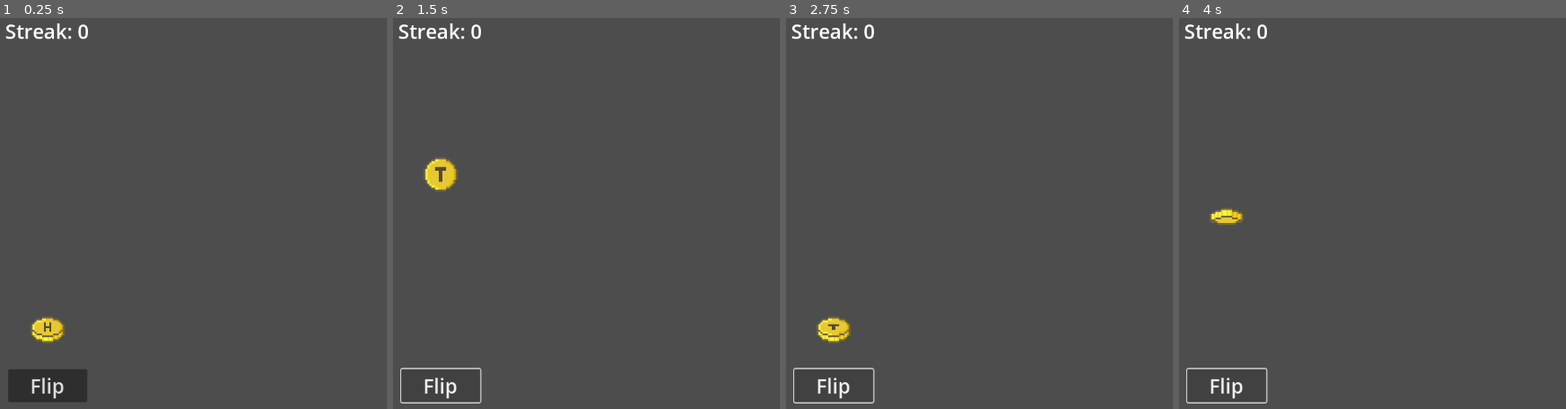
Above: before the commit, frames 1-4 (left to right).
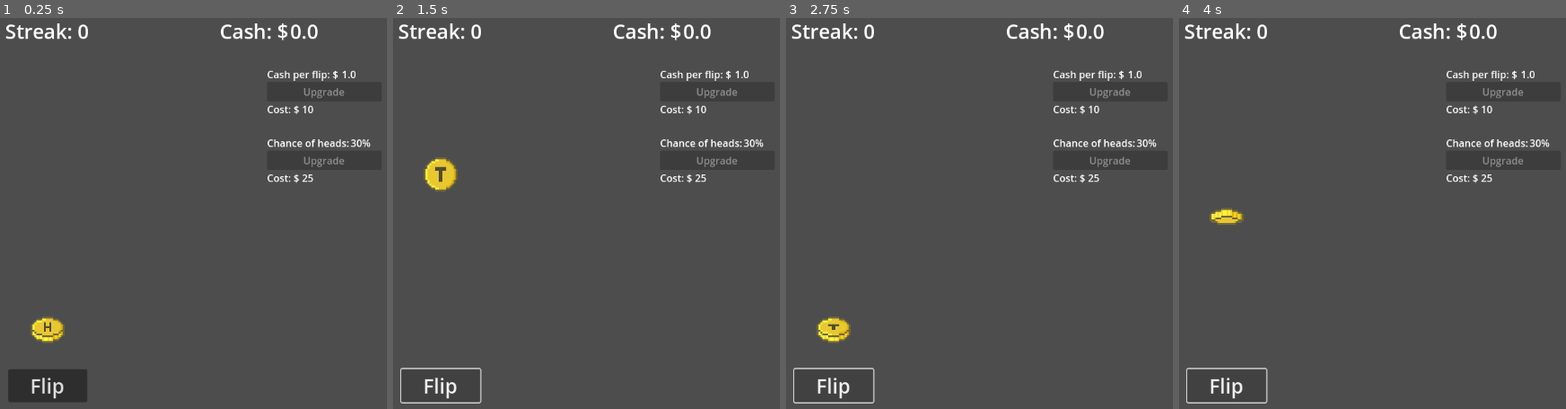
Above: after the commit, the same moments.

Repository: BrodyJack/coin-flip-game
Game: Godot game, scene res://scenes/main.tscn
Same seed, same stepped clock (60 frames per second), same inputs: the game is played once before the commit and once after it.
Inputs:
- Up to frame 1 (0.25 s): no input
- Up to frame 2 (1.5 s): click "Flip" at 0.5 s; click "Flip" at 1.25 s
- Up to frame 3 (2.75 s): click "Flip" at 2 s
- Up to frame 4 (4 s): tap Enter at 2.75 s; tap Space (spacebar_flip) at 2.85, 3.6 s

The runs differ from the first frame. In frame 1, 1.3% of the frame differs, in the area x 57-96%, y 1-43%; in frame 2, 1.3%; in frame 3, 1.3%; in frame 4, 1.3%.

Commit message:
added upgrade functionality and additional sound effect

Diff:
--- a/scenes/hud.gd
+++ b/scenes/hud.gd
@@ -1,14 +1,48 @@
 extends CanvasLayer
 
 signal flip_coin
+signal coin_value_upgrade
+signal coin_chance_upgrade
 
 func _process(_delta: float) -> void:
 	if Input.is_action_just_pressed("spacebar_flip"):
 		flip_coin.emit()
 
+func update_streak(streak) -> void:
+	$StreakLabel.text = "Streak: " + str(streak)
+
+func update_total_cash(total_cash) -> void:
+	$CashAmountLabel.text = str(total_cash)
+
+func update_coin_value(coin_value) -> void:
+	$CoinValueUpgradeBox/PerFlipAmountLabel.text = str(coin_value)
+
+func update_coin_value_upgrade_cost(upgrade_cost) -> void:
+	$CoinValueUpgradeBox/UpgradeCostAmountLabel.text = str(upgrade_cost)
+
+func set_coin_value_upgrade_button_enabled(should_enable) -> void:
+	$CoinValueUpgradeBox/UpgradeButton.disabled = not should_enable
+
+func update_coin_chance(coin_chance) -> void:
+	$CoinChanceUpgradeBox/PerFlipChanceLabel.text = str(coin_chance) + "%"
+
+
+func update_coin_chance_upgrade_cost(upgrade_cost) -> void:
+	$CoinChanceUpgradeBox/UpgradeCostAmountLabel.text = str(upgrade_cost)
+
+func set_coin_chance_upgrade_button_enabled(should_enable) -> void:
+	$CoinChanceUpgradeBox/UpgradeButton.disabled = not should_enable
+
+func play_upgrade_sound() -> void:
+	$UpgradeButtonSound.play()
+
 func _on_flip_button_pressed() -> void:
 	flip_coin.emit()
 
 
-func update_streak(streak) -> void:
-	$StreakLabel.text = "Streak: " + str(streak)
+func _on_coin_value_upgrade_button_pressed() -> void:
+	coin_value_upgrade.emit()
+
+
+func _on_coin_chance_upgrade_button_pressed() -> void:
+	coin_chance_upgrade.emit()
--- a/scenes/hud.tscn
+++ b/scenes/hud.tscn
@@ -1,6 +1,7 @@
-[gd_scene load_steps=2 format=3 uid="uid://bwi2r0dhygwfn"]
+[gd_scene load_steps=3 format=3 uid="uid://bwi2r0dhygwfn"]
 
 [ext_resource type="Script" uid="uid://dda3nmwhndr54" path="res://scenes/hud.gd" id="1_ahhtf"]
+[ext_resource type="AudioStream" uid="uid://jk1tjd0s1bhe" path="res://assets/cash-register-kaching.mp3" id="2_oo0fn"]
 
 [node name="HUD" type="CanvasLayer"]
 script = ExtResource("1_ahhtf")
@@ -28,4 +29,146 @@
 horizontal_alignment = 1
 vertical_alignment = 1
 
+[node name="CashLabel" type="Label" parent="."]
+anchors_preset = 1
+anchor_left = 1.0
+anchor_right = 1.0
+offset_left = -300.0
+offset_right = -189.0
+offset_bottom = 45.0
+grow_horizontal = 0
+theme_override_font_sizes/font_size = 32
+text = "Cash: $"
+vertical_alignment = 1
+
+[node name="CashAmountLabel" type="Label" parent="."]
+anchors_preset = 1
+anchor_left = 1.0
+anchor_right = 1.0
+offset_left = -187.0
+offset_bottom = 45.0
+grow_horizontal = 0
+theme_override_font_sizes/font_size = 32
+text = "0"
+vertical_alignment = 1
+
+[node name="CoinValueUpgradeBox" type="Control" parent="."]
+layout_mode = 3
+anchors_preset = 6
+anchor_left = 1.0
+anchor_top = 0.5
+anchor_right = 1.0
+anchor_bottom = 0.5
+offset_left = -227.0
+offset_top = -250.0
+offset_bottom = -150.0
+grow_horizontal = 0
+grow_vertical = 2
+metadata/_edit_group_ = true
+
+[node name="PerFlipLabel" type="Label" parent="CoinValueUpgradeBox"]
+layout_mode = 0
+offset_left = 3.0
+offset_top = 6.0
+offset_right = 104.0
+offset_bottom = 36.0
+theme_override_font_sizes/font_size = 16
+text = "Cash per flip: $"
+
+[node name="PerFlipAmountLabel" type="Label" parent="CoinValueUpgradeBox"]
+layout_mode = 0
+offset_left = 123.0
+offset_top = 6.0
+offset_right = 227.0
+offset_bottom = 36.0
+theme_override_font_sizes/font_size = 16
+text = "0"
+
+[node name="UpgradeButton" type="Button" parent="CoinValueUpgradeBox"]
+layout_mode = 0
+offset_left = 3.0
+offset_top = 30.0
+offset_right = 187.0
+offset_bottom = 61.0
+theme_override_font_sizes/font_size = 16
+text = "Upgrade"
+
+[node name="UpgradeCostLabel" type="Label" parent="CoinValueUpgradeBox"]
+layout_mode = 0
+offset_left = 3.0
+offset_top = 62.0
+offset_right = 46.0
+offset_bottom = 85.0
+text = "Cost: $"
+
+[node name="UpgradeCostAmountLabel" type="Label" parent="CoinValueUpgradeBox"]
+layout_mode = 0
+offset_left = 59.0
+offset_top = 62.0
+offset_right = 227.0
+offset_bottom = 85.0
+text = "0"
+
+[node name="CoinChanceUpgradeBox" type="Control" parent="."]
+layout_mode = 3
+anchors_preset = 6
+anchor_left = 1.0
+anchor_top = 0.5
+anchor_right = 1.0
+anchor_bottom = 0.5
+offset_left = -227.0
+offset_top = -140.0
+offset_bottom = -40.0
+grow_horizontal = 0
+grow_vertical = 2
+metadata/_edit_group_ = true
+
+[node name="PerFlipLabel" type="Label" parent="CoinChanceUpgradeBox"]
+layout_mode = 0
+offset_left = 3.0
+offset_top = 6.0
+offset_right = 104.0
+offset_bottom = 36.0
+theme_override_font_sizes/font_size = 16
+text = "Chance of heads:"
+
+[node name="PerFlipChanceLabel" type="Label" parent="CoinChanceUpgradeBox"]
+layout_mode = 0
+offset_left = 137.0
+offset_top = 6.0
+offset_right = 227.0
+offset_bottom = 36.0
+theme_override_font_sizes/font_size = 16
+text = "30%"
+
+[node name="UpgradeButton" type="Button" parent="CoinChanceUpgradeBox"]
+layout_mode = 0
+offset_left = 3.0
+offset_top = 30.0
+offset_right = 187.0
+offset_bottom = 61.0
+theme_override_font_sizes/font_size = 16
+text = "Upgrade"
+
+[node name="UpgradeCostLabel" type="Label" parent="CoinChanceUpgradeBox"]
+layout_mode = 0
+offset_left = 3.0
+offset_top = 62.0
+offset_right = 46.0
+offset_bottom = 85.0
+text = "Cost: $"
+
+[node name="UpgradeCostAmountLabel" type="Label" parent="CoinChanceUpgradeBox"]
+layout_mode = 0
+offset_left = 59.0
+offset_top = 62.0
+offset_right = 227.0
+offset_bottom = 85.0
+text = "0"
+
+[node name="UpgradeButtonSound" type="AudioStreamPlayer" parent="."]
+stream = ExtResource("2_oo0fn")
+
 [connection signal="pressed" from="FlipButton" to="." method="_on_flip_button_pressed"]
+[connection signal="pressed" from="CoinValueUpgradeBox/UpgradeButton" to="." method="_on_coin_value_upgrade_button_pressed"]
+[connection signal="pressed" from="CoinChanceUpgradeBox/UpgradeButton" to="." method="_on_coin_chance_upgrade_button_pressed"]
--- a/scenes/main.gd
+++ b/scenes/main.gd
@@ -1,13 +1,16 @@
 extends Node
 
-# Currently unused as we are instead simulating with physics
 # Consider reworking this to be the adjustable impulse, and to increase speed:
 # - Increase impulse + gravity
 # - Try -1500 w/ Gravity Scale 4.0 to test
+## **Currently unused as we are instead simulating with physics**
 @export var flip_time = 2.0
 
-#
+## Chance for the coin to land on heads, 0 for tails, 1 for heads
 @export var heads_chance = .3
+
+## Cash granted on a heads flip
+@export var coin_value = 1.0
 
 const COIN_FRAME_HEADS = 0
 const COIN_FRAME_TAILS = 5
@@ -16,10 +19,19 @@
 var is_heads = false
 
 var streak = 0
+var total_cash = 0.0
+
+@export var coin_chance_upgrade_costs = [25, 50, 100, 200, 500]
+@export var coin_chance_upgrade_values = [.35, .40, .45, .50, .55]
+var coin_chance_upgrade_index = 0
+
+@export var coin_value_upgrade_costs = [10, 20, 40, 80, 160]
+@export var coin_value_upgrade_values = [2, 3, 4, 5, 10]
+var coin_value_upgrade_index = 0
 
 # Called when the node enters the scene tree for the first time.
 func _ready() -> void:
-	pass # Replace with function body.
+	update_hud()
 
 # Called every frame. 'delta' is the elapsed time since the previous frame.
 func _process(_delta: float) -> void:
@@ -48,11 +60,56 @@
 		$Coin/AnimatedSprite2D.frame = COIN_FRAME_HEADS
 		$Coin/HeadsSound.play()
 		streak += 1
+		total_cash += coin_value
 	else:
 		$Coin/AnimatedSprite2D.frame = COIN_FRAME_TAILS
 		$Coin/TailsSound.play()
 		streak = 0
 
-	$HUD.update_streak(streak)
+	update_hud()
 	print("heads!" if is_heads else "tails")
 	is_coin_flipping = false
+
+
+func update_hud() -> void:
+	$HUD.update_total_cash(total_cash)
+	$HUD.update_coin_chance(int(heads_chance * 100))
+	$HUD.update_coin_value(coin_value)
+	$HUD.update_streak(streak)
+	$HUD.update_coin_value_upgrade_cost(coin_value_upgrade_costs[coin_value_upgrade_index])
+	$HUD.update_coin_chance_upgrade_cost(coin_chance_upgrade_costs[coin_chance_upgrade_index])
+
+	var should_enable = total_cash >= coin_value_upgrade_costs[coin_value_upgrade_index]
+	$HUD.set_coin_value_upgrade_button_enabled(should_enable)
+
+	should_enable = total_cash >= coin_chance_upgrade_costs[coin_chance_upgrade_index]
+	$HUD.set_coin_chance_upgrade_button_enabled(should_enable)
+
+func _on_hud_coin_value_upgrade() -> void:
+	var current_upgrade_cost = coin_value_upgrade_costs[coin_value_upgrade_index]
+	var next_coin_value = coin_value_upgrade_values[coin_value_upgrade_index]
+	if total_cash < current_upgrade_cost:
+		return
+
+	$HUD.play_upgrade_sound()
+
+	total_cash -= current_upgrade_cost
+	coin_value = next_coin_value
+	coin_value_upgrade_index += 1
+
+	update_hud()
+
+
+func _on_hud_coin_chance_upgrade() -> void:
+	var current_upgrade_cost = coin_chance_upgrade_costs[coin_chance_upgrade_index]
+	var next_coin_chance = coin_chance_upgrade_values[coin_chance_upgrade_index]
+	if total_cash < current_upgrade_cost:
+		return
+
+	$HUD.play_upgrade_sound()
+
+	total_cash -= current_upgrade_cost
+	heads_chance = next_coin_chance
+	coin_chance_upgrade_index += 1
+
+	update_hud()
--- a/scenes/main.tscn
+++ b/scenes/main.tscn
@@ -20,4 +20,6 @@
 position = Vector2(576, 527)
 
 [connection signal="body_entered" from="Coin" to="." method="_on_coin_land"]
+[connection signal="coin_chance_upgrade" from="HUD" to="." method="_on_hud_coin_chance_upgrade"]
+[connection signal="coin_value_upgrade" from="HUD" to="." method="_on_hud_coin_value_upgrade"]
 [connection signal="flip_coin" from="HUD" to="." method="flip_coin"]
Not shown, added: assets/cash-register-kaching.mp3.import
Not shown, added: assets/cash-register-kaching.mp3
